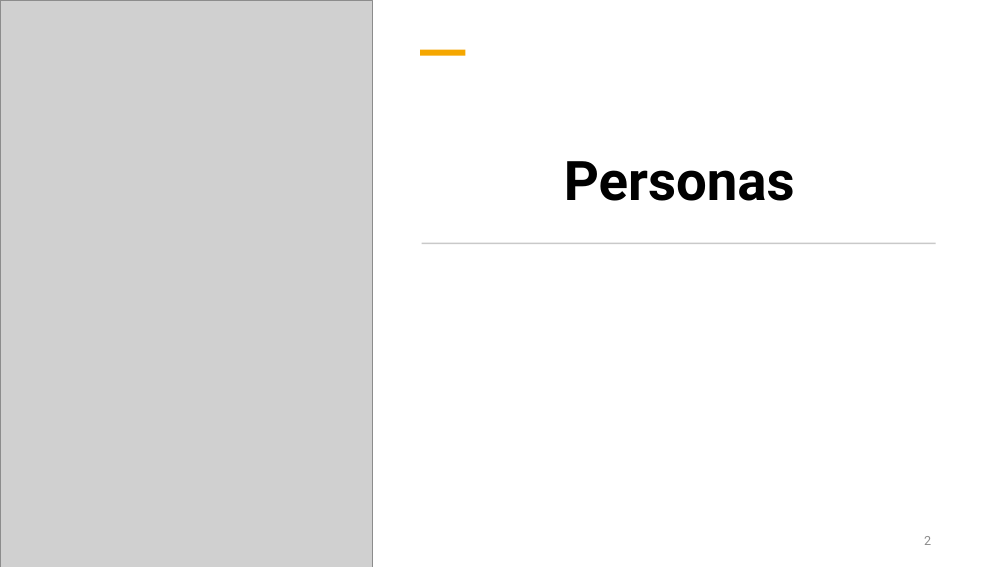
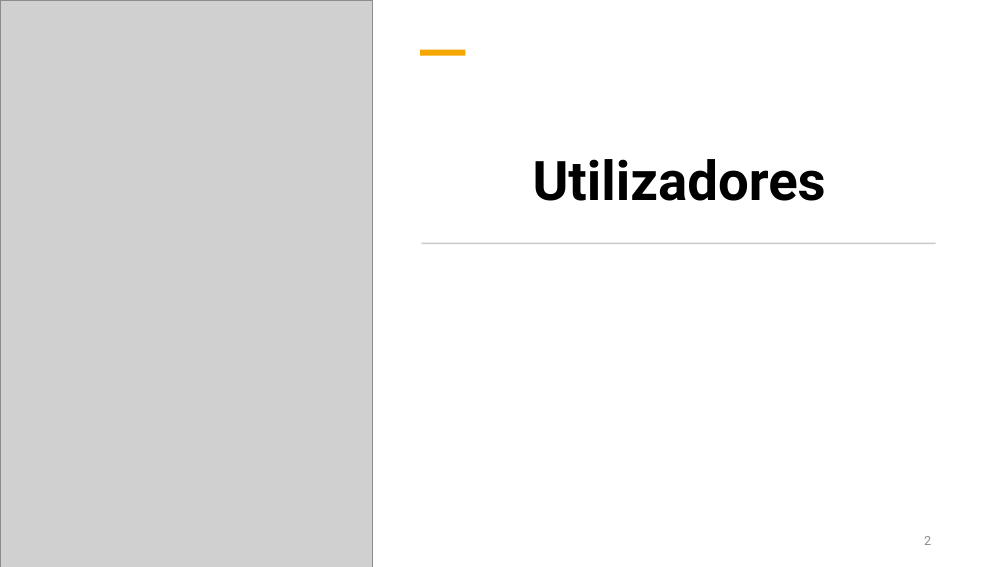
Before and after one commit to Gongas1331/FitLink, a slide deck: slide 2 of apresentações/Apresentação2.pptx. Drawn at 1008x567 pixels with LibreOffice and Linux fonts; fonts in the diff are those of the drawing; grey boxes stand for pictures. Boxes give left, top, right and bottom in pixels: in the first picture for what was removed or moved away, otherwise in the second. Text is boxed around its words. In the diff, an @@ line names an element or a change of style, - is before the commit and + after.

```diff
--- a/apresentações/Apresentação2.pptx
+++ b/apresentações/Apresentação2.pptx
@@ title at box(533, 159, 826, 201): text changed @@
-Personas
+Utilizadores
```
